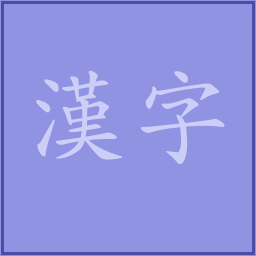
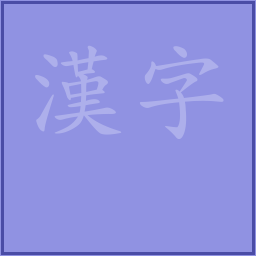
Comparing the layer stacks of the two w=256, h=256 images. Changes:
painted on "漢字" over (35, 45, 225, 164)
added layer "Capa nueva" above "Fondo" over (35, 45, 225, 164)
painted on "Fondo" over (35, 45, 225, 164)
